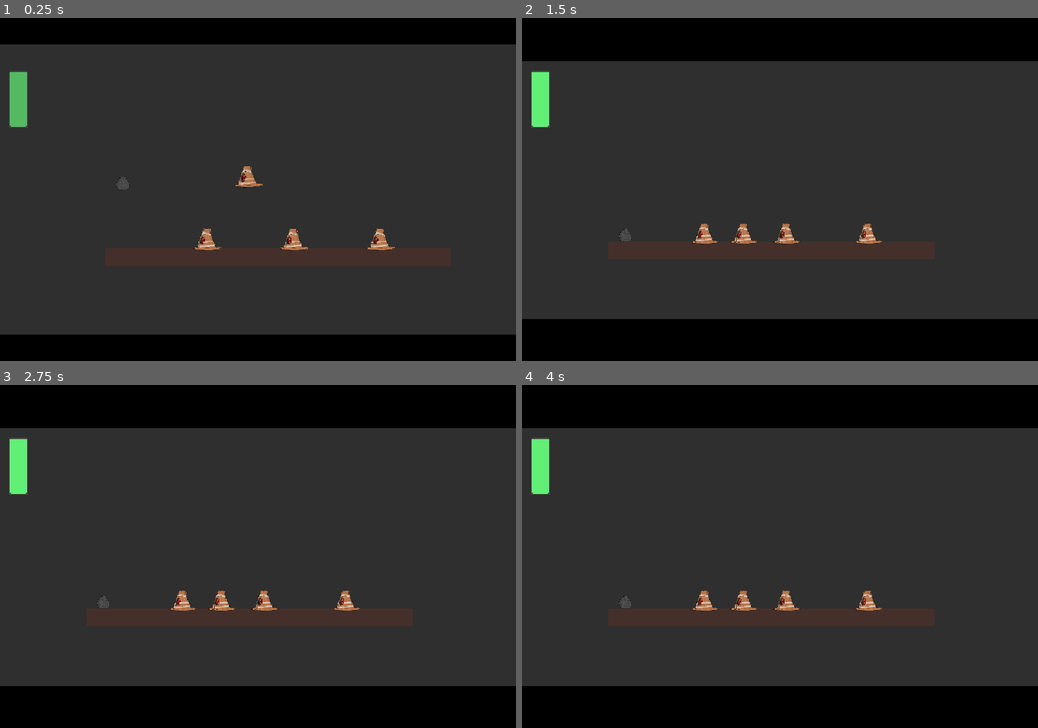
Above: before the commit, frames 1-4 (two rows, left to right).
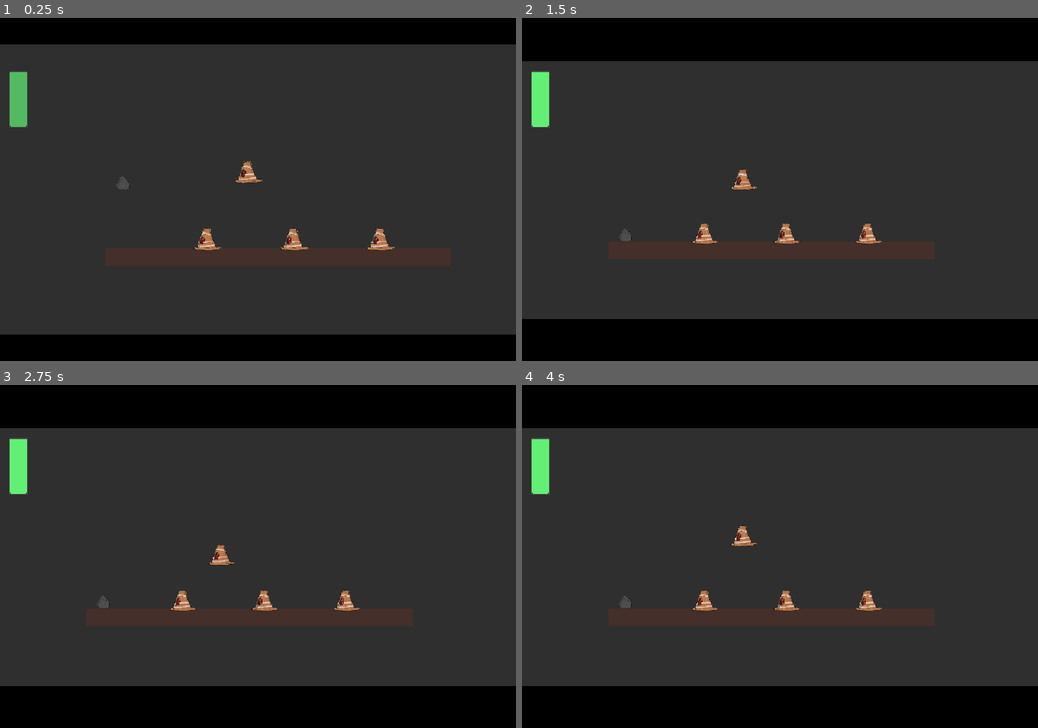
Above: after the commit, the same moments.

Repository: NotBirds/Not-Birds
Game: Godot game, scene res://scenes/levels/tests/enemies_test.tscn
The game is run twice, just before and just after one commit, with the same random seed, the same clock (stepped at 60 frames per second) and the same inputs. This scene is started directly instead of the project's main scene. Sound files missing from this copy of the repository are replaced by a short silence.
Inputs (mouse positions are in pixels of both pictures, inside the frame that each line leads up to):
- Up to frame 1 (0.25 s): no input
- Up to frame 2 (1.5 s): move the mouse to (630, 206) at 0.52 s; press the mouse at (630, 206) at 0.53 s; move the mouse to (676, 210) at 1.27 s; release the mouse at (676, 210) at 1.28 s; click (676, 210) at 1.35 s
- Up to frame 3 (2.75 s): move the mouse to (309, 470) at 2.02 s; press the mouse at (309, 470) at 2.03 s
- Up to frame 4 (4 s): move the mouse to (754, 635) at 2.77 s; release the mouse at (754, 635) at 2.78 s; click (754, 635) at 2.85 s; move the mouse to (934, 614) at 3.52 s; press the mouse at (934, 614) at 3.53 s

The runs differ from the first frame. In frame 1, 0.2% of the frame differs, in the area x 22-51%, y 41-51%; in frame 2, 0.3%; in frame 3, 0.3%; in frame 4, 0.3%, in the area x 18-46%, y 40-66%.

Commit message:
Add floating enemy

Diff:
--- a/scenes/entities/enemies/enemy_floating.tscn
+++ b/scenes/entities/enemies/enemy_floating.tscn
@@ -4,4 +4,7 @@
 [ext_resource path="res://scripts/enemy_floating.gd" type="Script" id=2]
 
 [node name="enemy" instance=ExtResource( 1 )]
+mass = 0.05
 script = ExtResource( 2 )
+force = 10.0
+death_countdown = 2.5
--- a/scenes/levels/tests/enemies_test.tscn
+++ b/scenes/levels/tests/enemies_test.tscn
@@ -63,14 +63,16 @@
 [node name="enemy" parent="entities/fight_zone/enemies" index="0" instance=ExtResource( 8 )]
 position = Vector2( 296, 216 )
 
-[node name="enemy2" parent="entities/fight_zone/enemies" index="1" instance=ExtResource( 9 )]
+[node name="enemy_repeler" parent="entities/fight_zone/enemies" index="1" instance=ExtResource( 9 )]
 position = Vector2( 600, 216 )
 
-[node name="enemy_repeler" parent="entities/fight_zone/enemies" index="2" instance=ExtResource( 10 )]
+[node name="enemy_puller" parent="entities/fight_zone/enemies" index="2" instance=ExtResource( 10 )]
 position = Vector2( 904, 208 )
 
-[node name="enemy3" parent="entities/fight_zone/enemies" index="3" instance=ExtResource( 11 )]
+[node name="enemy_float" parent="entities/fight_zone/enemies" index="3" instance=ExtResource( 11 )]
 position = Vector2( 440, -24 )
+mass = 1.0
+gravity_scale = 0.5
 
 [node name="new_spawnpoint" parent="entities/fight_zone" index="5"]
 position = Vector2( 0, 232 )
@@ -86,6 +88,9 @@
 
 [node name="rbBird" parent="." instance=ExtResource( 4 )]
 
+[node name="sprite" parent="rbBird" index="0"]
+frame = 0
+
 [node name="Camera" parent="rbBird" instance=ExtResource( 3 )]
 player_path = NodePath("..")
 
--- a/scripts/enemy_floating.gd
+++ b/scripts/enemy_floating.gd
@@ -1,4 +1,20 @@
 extends Enemy
+
+export(float) var force = 10.0
+export(float) var death_countdown = 2.5
+
+onready var initial_height = position.y
 
 func _physics_process(delta):
 	._physics_process(delta)
+	if position.y > initial_height:
+		var height_difference = position.y - initial_height
+		var impulse: Vector2 = Vector2.UP * force * height_difference * delta
+		apply_central_impulse(impulse.rotated(rotation))
+
+func _process(delta):
+	#._process(delta)
+	if health < initial_health * 0.7:
+		death_countdown -= delta
+	if death_countdown <= 0:
+		die()
